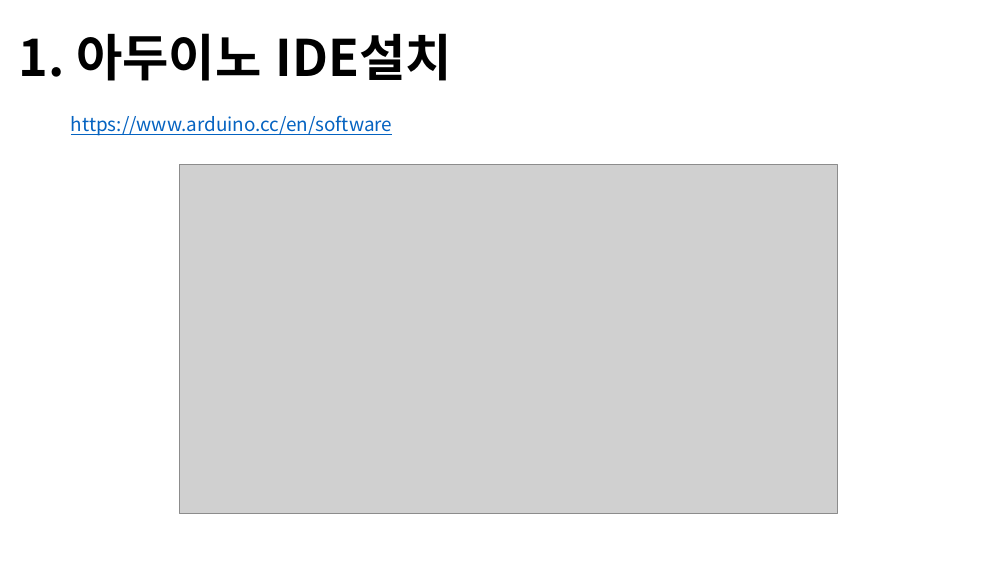
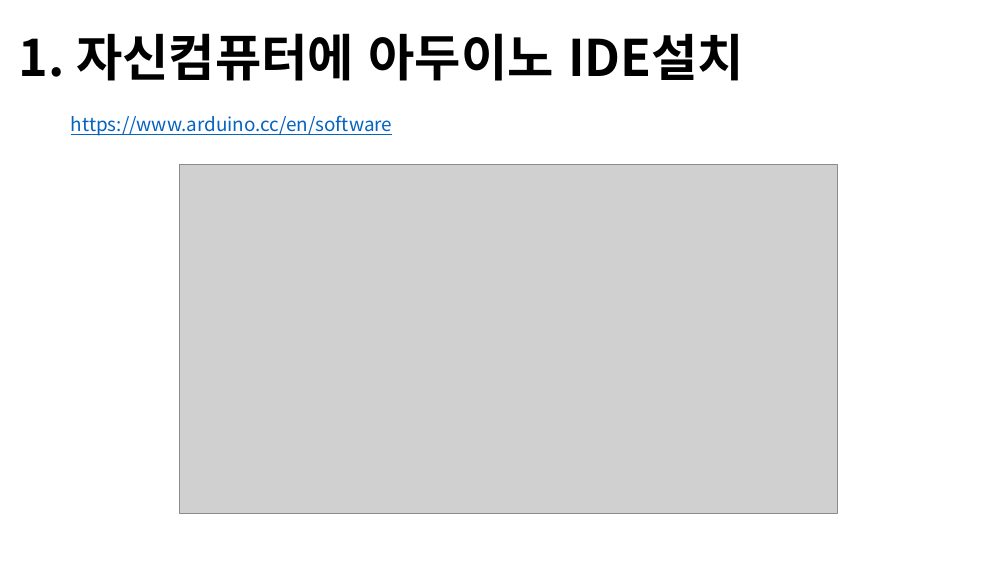
Before and after one commit to SILO-KSH/SILO-KSH, a slide deck: slide 2 of GitHub&VSCode&Arduino/Vscode아두이노.pptx. Drawn at 1008x567 pixels with LibreOffice and Linux fonts; fonts in the diff are those of the drawing; grey boxes stand for pictures. Boxes give left, top, right and bottom in pixels: in the first picture for what was removed or moved away, otherwise in the second. Text is boxed around its words. In the diff, an @@ line names an element or a change of style, - is before the commit and + after.

Commit message:
아두이노 추가

```diff
--- a/GitHub&VSCode&Arduino/Vscode아두이노.pptx
+++ b/GitHub&VSCode&Arduino/Vscode아두이노.pptx
@@ text at (19,33,744,81): text changed @@
-1. 아두이노 IDE설치
+1. 자신컴퓨터에 아두이노 IDE설치
```
Also in this commit, not shown: 6 slides added, 1 slide removed, 1 other file.
